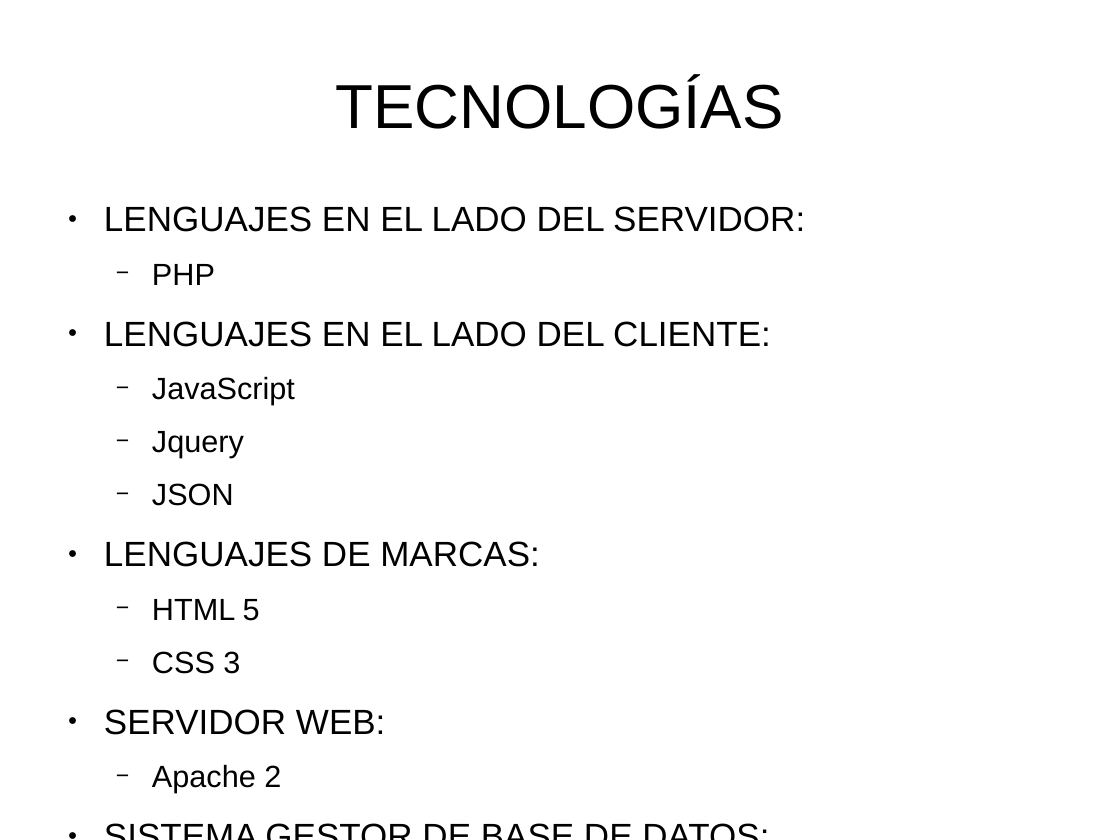
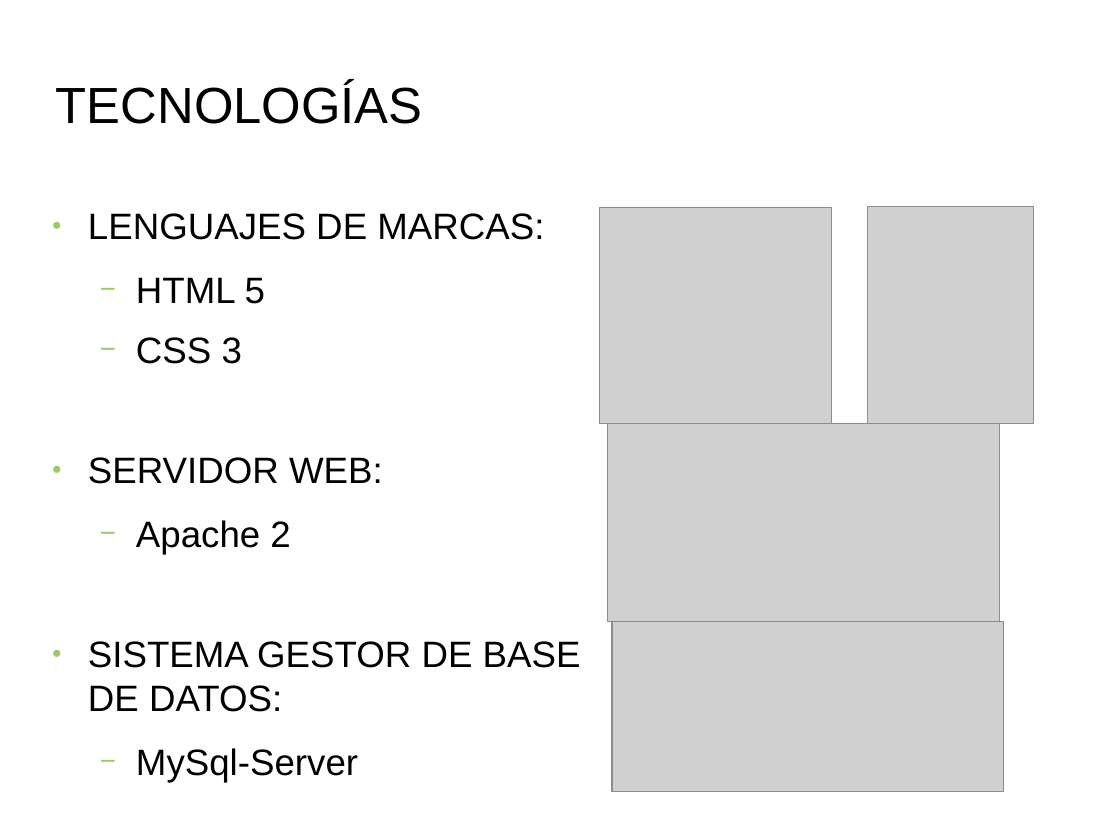
Before and after one commit to PatriiML11/ProyectoWeb, a slide deck: slide 5 of doc/Documentos/Presentacion.odp (slide 4 before the commit). Drawn at 1120x840 pixels with LibreOffice and Linux fonts; fonts in the diff are those of the drawing; grey boxes stand for pictures; background and template pictures are left out. Boxes give left, top, right and bottom in pixels: in the first picture for what was removed or moved away, otherwise in the second. Text is boxed around its words. In the diff, an @@ line names an element or a change of style, - is before the commit and + after.

```diff
--- a/doc/Documentos/Presentacion.odp
+++ b/doc/Documentos/Presentacion.odp
@@ title "TECNOLOGÍAS" at bbox=[56, 83, 423, 124]: size 44 to 36 pt; alignment centre to left @@
@@ text "LENGUAJES DE MARCAS:": place and size @@
-text "LENGUAJES DE MARCAS:" at bbox=[104, 206, 805, 793]
+text "LENGUAJES DE MARCAS:" at bbox=[88, 213, 581, 782]
@@ text "LENGUAJES DE MARCAS:" at bbox=[88, 213, 581, 782]: size 24.8 to 26 pt in "LENGUAJES DE MARCAS:", "SERVIDOR WEB:", "SISTEMA GESTOR DE BASE DE DATOS:"; size 21.7 to 26 pt in "HTML 5", "CSS 3", "Apache 2", "MySql-Server"; bullet colour #000000 to #99CC66 @@
@@ text at bbox=[104, 206, 805, 506]: paragraphs removed @@
-● LENGUAJES EN EL LADO DEL SERVIDOR:
-  − PHP
-● LENGUAJES EN EL LADO DEL CLIENTE:
-  − JavaScript
-  − Jquery
-  − JSON
@@ picture added at bbox=[601, 208, 832, 425] @@
@@ picture added at bbox=[868, 207, 1034, 424] @@
@@ picture added at bbox=[608, 423, 1000, 621] @@
@@ picture added at bbox=[612, 621, 1004, 792] @@
```
Also in this commit, not shown: 20 other slides changed, 2 slides added, 41 other files.
